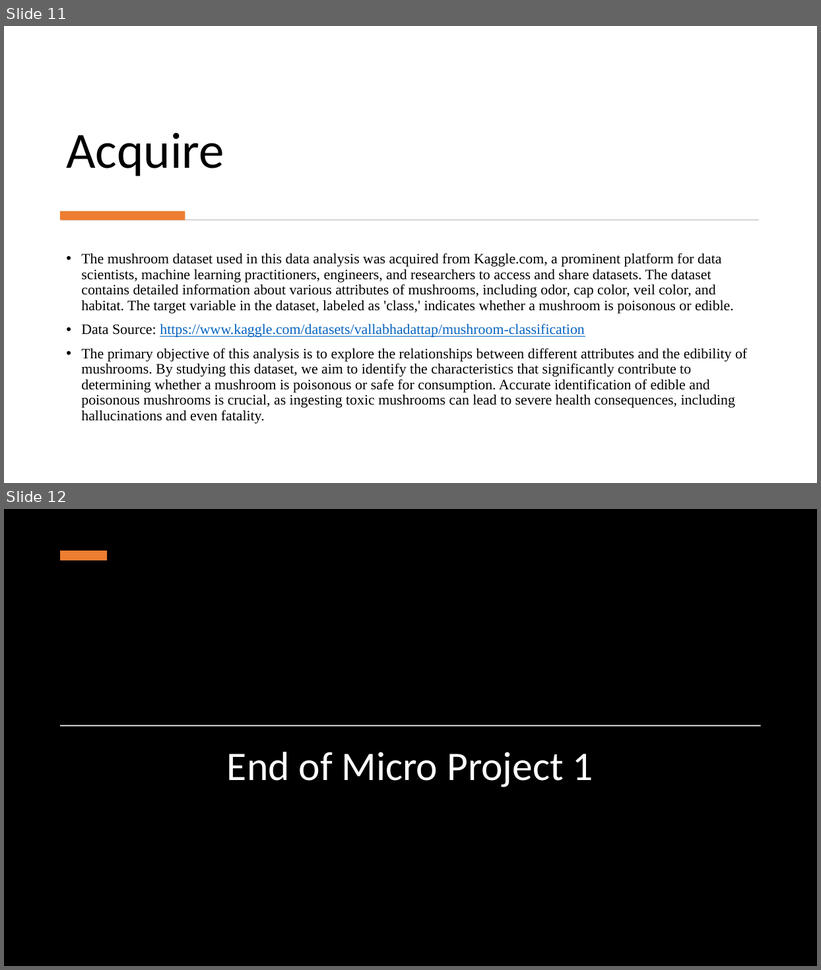
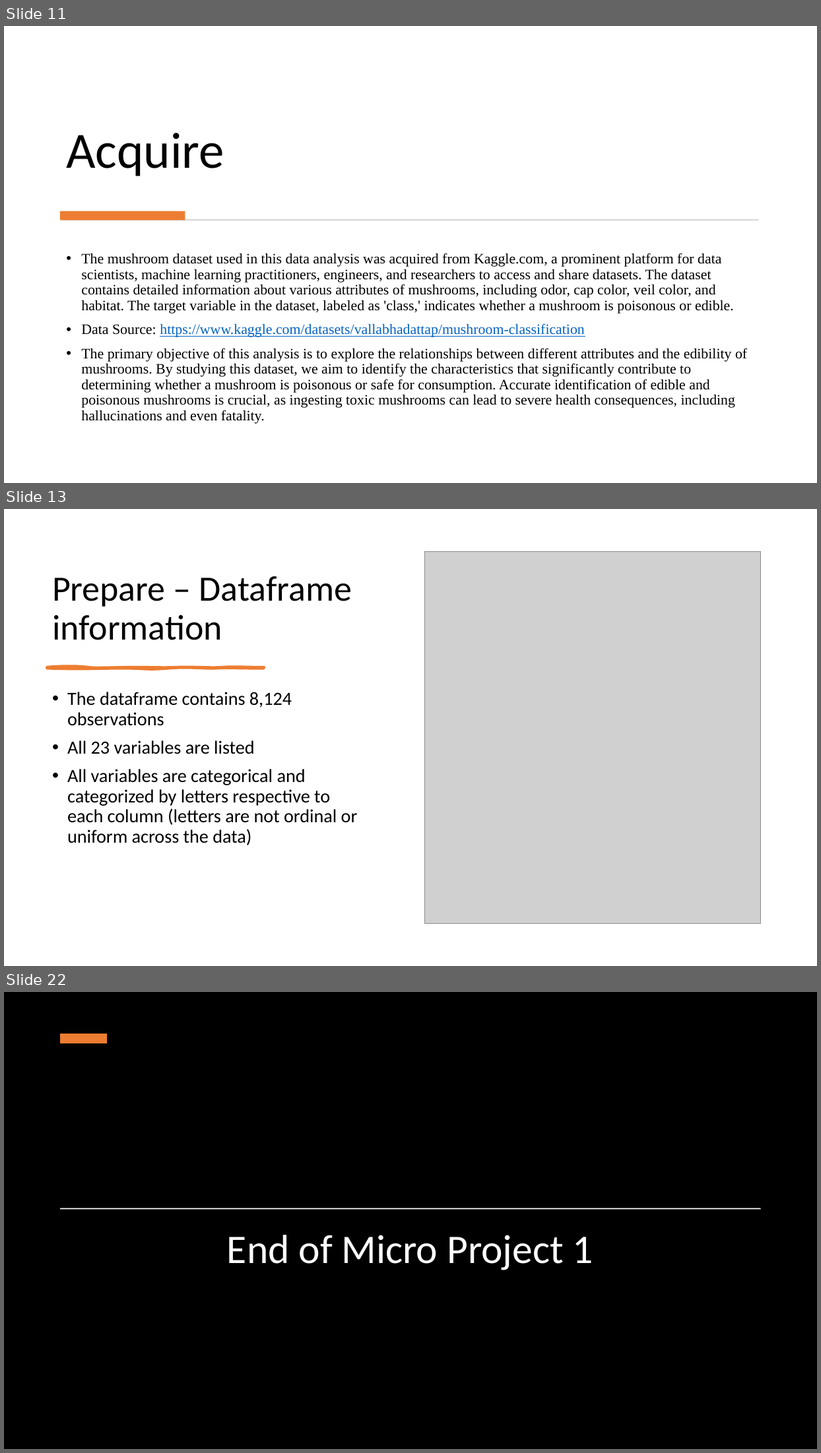
Before and after one commit to elijahcw-git/ANA500-PFDS, a slide deck: Microproject_1/ElijahWalker_ANA500_MP1.pptx. Shown one above the other, each under a label of ours: slides 11 and 12 before the commit, slides 11, 13 and 22 after it; the slides between them are not shown. The pictures are 821x970 and 821x1453 pixels, drawn with LibreOffice and Linux fonts; fonts in the diff are those of the drawing; grey boxes stand for pictures; background and template pictures are left out; a plain dark background stands for a picture behind light text. Boxes give left, top, right and bottom in pixels: in the first picture for what was removed or moved away, otherwise in the second. Text is boxed around its words. In the diff, an @@ line names an element or a change of style, - is before the commit and + after.

Commit message:
Added step 2 - Prepare

```diff
--- a/Microproject_1/ElijahWalker_ANA500_MP1.pptx
+++ b/Microproject_1/ElijahWalker_ANA500_MP1.pptx
@@ slide 13 added at [4, 509, 817, 966], background #FFFFFF @@
@@ picture added at [425, 552, 761, 923] @@
@@ title added at [52, 576, 352, 640], 42 pt, text #000000 @@
+Prepare – Dataframe information
@@ freeform shape added at [47, 667, 264, 669], fill #ED7D31, outline #ED7D31 3 pt @@
@@ text added at [67, 692, 358, 846], 22 pt, text #000000 @@
+• The dataframe contains 8,124 observations
+• All 23 variables are listed
+• All variables are categorical and categorized by letters respective to each column (letters are not ordinal or uniform across the data)
@@ what was slide 12 is now slide 22 @@
```
Also in this commit, not shown: 9 other slides added, 1 slide removed, 1 other file.
